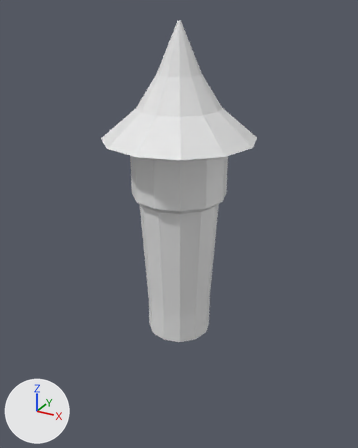
A saved change to the FBX model hovership/Assets/Meshes/tower.fbx.
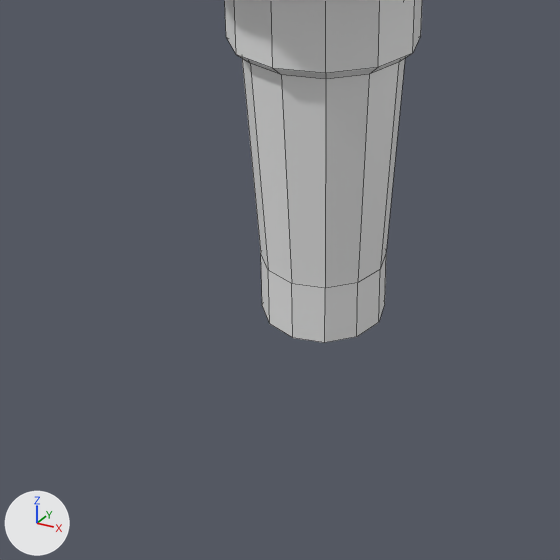
Old and new are each drawn whole from a 50 mm lens placed at (8.92, -16.23, 12.81), pointed at (-0.28, 0.49, 4.45) and again close up on the part from 6% to 82% of the width and 39% to 100% of the height. The axes (+X, +Y, +Z) are drawn at lower left. The lights are the same throughout. The close-ups show mesh edges as thin lines. Where no turn or scale is listed for an object, it has been applied to the vertices.
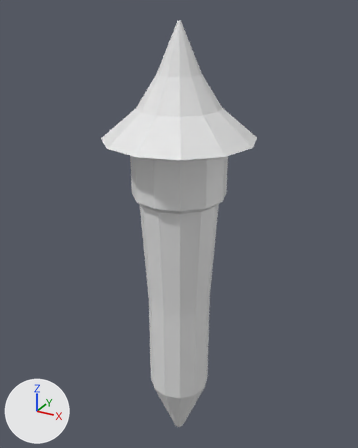
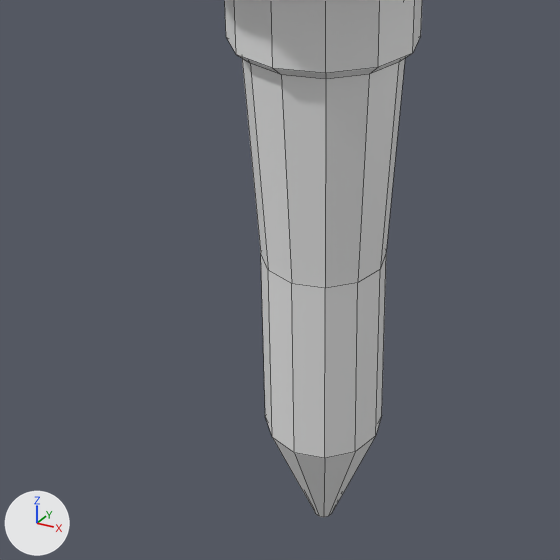
Where the change shows, as pixel boxes (x1, y1, x2, y2) in the close-ups (560 x 560 px):
'Cylinder', reshaped
    before: (225, 0, 422, 343)
    after: (225, 0, 422, 517)
part 1 of me_cylinder, built on
    before: (261, 254, 386, 343)
    after: (261, 254, 386, 517)

Diff of the bpy script that builds the scene:
```diff
--- a/hovership/Assets/Meshes/tower.fbx.py
+++ b/hovership/Assets/Meshes/tower.fbx.py
@@ me_cylinder @@
 # used by ob_cylinder; location = (0.0, 0.0, 15.88)
-me_cylinder.from_pydata(...)  # 120 vertices, 110 faces; spans x -2.96..2.96, y -2.96..2.96, z -16.03..-3.52
+me_cylinder.from_pydata(...)  # 132 vertices, 122 faces; spans x -2.96..2.96, y -2.96..2.96, z -21.93..-3.52
+# me_cylinder part 1
+# 1 face is deleted
+# 12 vertices in x -1.33..1.33, y -1.33..1.33, z -16.03 move by (0.0, 0.0, -3.05)
+# 12 vertices are added at x -0.22..0.22, y -0.22..0.22, z -21.93
+# 13 new faces join them
```
